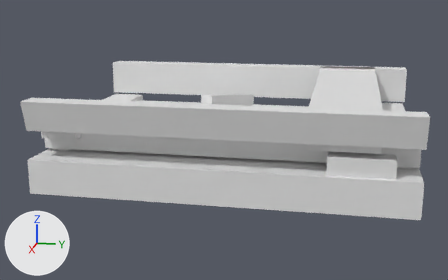
One commit to the glTF model assets/source/infrastructure/directorate/conveyors/models/io_in/damaged_lod2.glb: the scene before it, then after it.
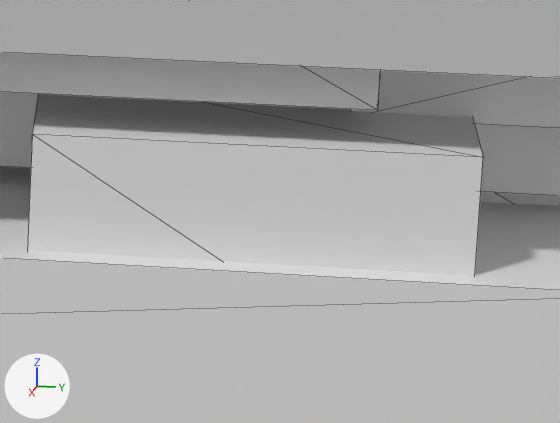
There are two pictures of each version: one whole from a 50 mm lens placed at (0.3983, 0.0699, 0.4072), pointed at (0.0058, -0.0086, 0.3091), one close up on the part from 72% to 91% of the width and 49% to 72% of the height. The lights are fixed; the arrows at lower left show +X, +Y and +Z. The older version's two pictures come first. The close-ups show mesh edges as thin lines. Vertices at exactly the same position are counted once.

Names of what the first close-up shows: 'damaged_lod2'.
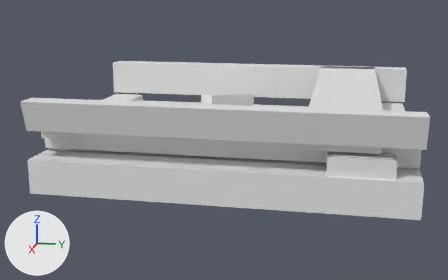
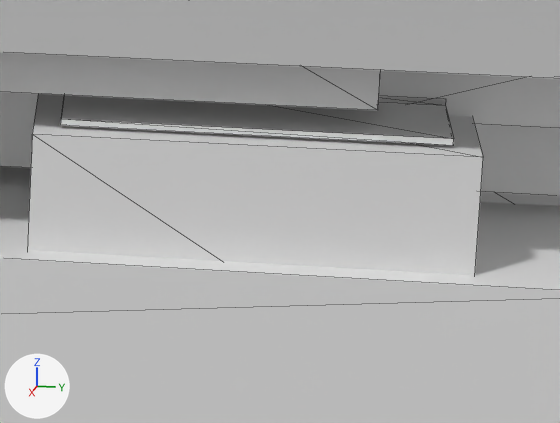
Where the change shows, as pixel boxes (x1, y1, x2, y2) in the close-ups (560 x 423 px):
part 1 of me_damaged_lod2, added
    after: (60, 95, 454, 146)
part 2 of me_damaged_lod2, added
    after: (379, 96, 446, 106)

What changed in the scene script:
```text
Change me_damaged_lod2:
    used by ob_damaged_lod2; location = (0.0, 0.0, 0.0)
    remove me_damaged_lod2.from_pydata(...)  # 140 vertices, 220 faces; spans x -0.078..0.081, y -0.111..0.111, z 0.289..0.35
    add me_damaged_lod2.from_pydata(...)  # 156 vertices, 244 faces; spans x -0.078..0.081, y -0.111..0.111, z 0.289..0.35
    me_damaged_lod2 part 1: a new loose piece, a box spanning x 0.05556..0.07278, y 0.06333..0.095, z 0.31972..0.32028
    me_damaged_lod2 part 2: a new loose piece, a box spanning x 0.05556..0.06222, y 0.08667..0.095, z 0.32033..0.32089
```
